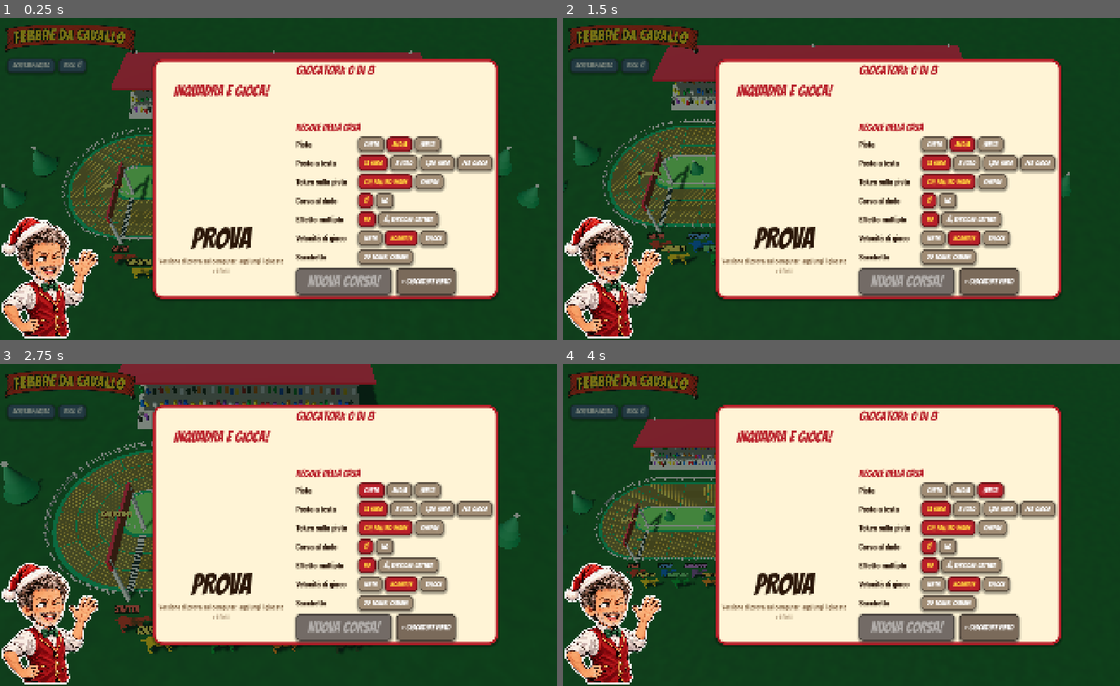
Above: before the commit, frames 1-4 (two rows, left to right).
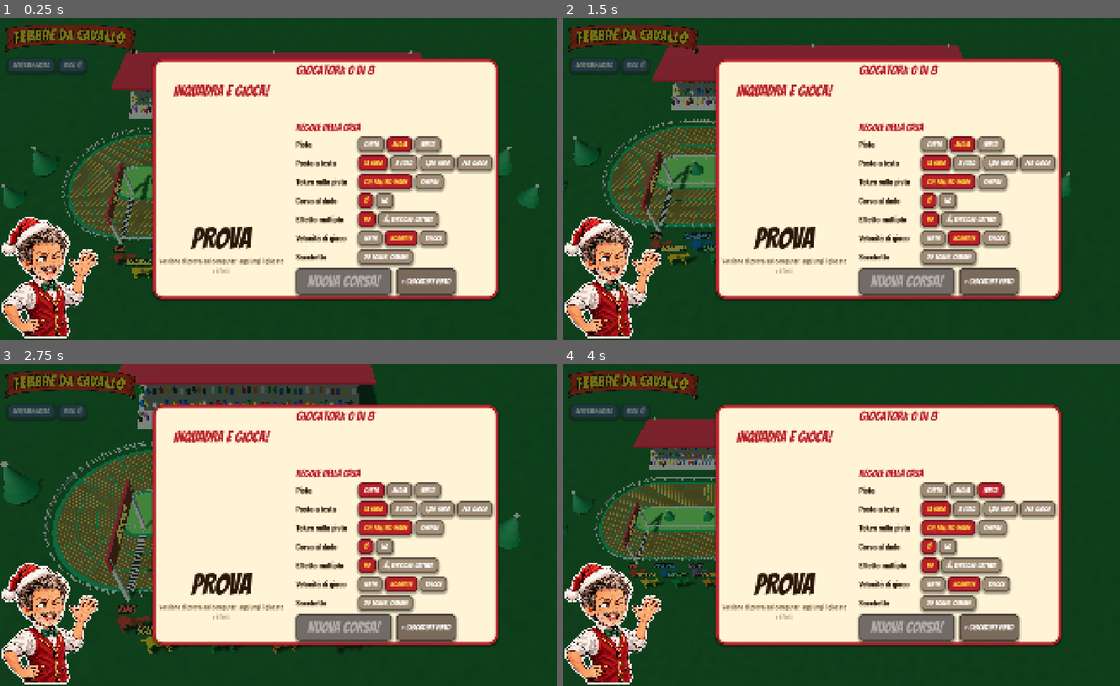
Above: after the commit, the same moments.

Repository: Tannoiser2/Febbre-da-Cavallo
Game: Godot game, scene res://scenes/main.tscn
Two runs of this game, one before a commit and one after it. Both use one fixed random seed, a clock stepped at 60 frames per second and the inputs below.
Inputs:
- Up to frame 1 (0.25 s): no input
- Up to frame 2 (1.5 s): click "Schermo intero" at 0.5 s; click "Voce: sì" at 1.25 s
- Up to frame 3 (2.75 s): click "corta" at 2 s
- Up to frame 4 (4 s): click "media" at 2.75 s; click "lunga" at 3.5 s

The runs differ from the first frame. In frame 1, 0.2% of the frame differs, in the area x 18-28%, y 45-78%; in frame 2, 0.3%; in frame 3, 0.4%, in the area x 18-28%, y 36-84%; in frame 4, 0.3%.

Commit message:
Nomi dei cavalli del film; l'azzoppato resta fuori per tutto il turno dei cavalli e rientra Disattivo al turno dopo; scritta ARRIVO sullo striscione [pubblica]
Co-Authored-By: Claude Opus 5.5 <noreply@anthropic.com>
Claude-Session: https://claude.ai/code/session_01KonsJhTq9AB1weuGh43qVc

Diff:
--- a/scripts/dati.gd
+++ b/scripts/dati.gd
@@ -3,14 +3,14 @@
 ## Dati fissi del gioco: cavalli, token, dado, frasi del cronista.
 
 const CAVALLI := [
-	{"nome": "Saetta", "colore": "#d62828"},
-	{"nome": "Ciambella", "colore": "#f2c200"},
-	{"nome": "Tornado", "colore": "#1f5fd6"},
-	{"nome": "Trottolino", "colore": "#2a9d3f"},
-	{"nome": "Mandrakino", "colore": "#8e44ad"},
-	{"nome": "Polpetta", "colore": "#f77f00"},
-	{"nome": "Caramella", "colore": "#ff5fa2"},
-	{"nome": "Nerone", "colore": "#2b2b2b"},
+	{"nome": "King", "colore": "#d62828"},
+	{"nome": "Soldatino", "colore": "#f2c200"},
+	{"nome": "Dartagnan", "colore": "#1f5fd6"},
+	{"nome": "Apocalisse", "colore": "#2a9d3f"},
+	{"nome": "Can Can", "colore": "#8e44ad"},
+	{"nome": "Piripicchio", "colore": "#f77f00"},
+	{"nome": "'O Sole Mio", "colore": "#ff5fa2"},
+	{"nome": "Uragano", "colore": "#2b2b2b"},
 ]
 
 ## Facce del dado movimento: n = caselle, v = pallino verde (si pesca un TOKEN),
@@ -40,7 +40,7 @@
 	"disattiva": {"n": 2, "nome": "Pennichella", "testo": "Disattiva un cavallo a scelta."},
 	"indietro": {"n": 2, "nome": "Retromarcia", "testo": "Il cavallo torna dov'era."},
 	"salta": {"n": 1, "nome": "Salta il turno", "testo": "Il prossimo giocatore salta il turno."},
-	"azzoppato": {"n": 1, "nome": "Azzoppato", "testo": "Il cavallo esce dalla pista per un turno."},
+	"azzoppato": {"n": 1, "nome": "Azzoppato", "testo": "Il cavallo esce dalla pista fino al turno dopo, quando rientra Disattivato."},
 	"allarme": {"n": 1, "nome": "Spazzata", "testo": "Via tutti i token dietro l'ultimo cavallo."},
 	"sorpresa": {"n": 2, "nome": "Nuovo giro", "testo": "Tutti i cavalli si rialzano e c'è la corsa al dado per tutti!"},
 }
@@ -125,7 +125,7 @@
 		"Niente da fare per {g}, salta il giro.",
 	],
 	"azzoppato": [
-		"Povero {c}, si è azzoppato! Fuori per un turno.",
+		"Povero {c}, si è azzoppato! Resta fuori per tutto questo turno.",
 	],
 	"rientra": [
 		"{c} rientra in pista, un po' acciaccato.",
--- a/scripts/ippodromo.gd
+++ b/scripts/ippodromo.gd
@@ -237,23 +237,25 @@
 		_mondo_pista.add_child(palo)
 	var trave := MeshInstance3D.new()
 	var bm := BoxMesh.new()
-	bm.size = Vector3(0.35, 1.5, r_out - r_in + 2.6)
+	bm.size = Vector3(0.35, 1.9, r_out - r_in + 2.6)
 	trave.mesh = bm
 	trave.material_override = rosso
 	trave.position = Vector3(x, 7.0, (r_in + r_out) / 2.0)
 	_mondo_pista.add_child(trave)
-	var scritta := Label3D.new()
-	scritta.text = "ARRIVO"
-	scritta.font = font
-	scritta.font_size = 110
-	scritta.pixel_size = 0.012
-	scritta.modulate = Color("#ffd23f")
-	scritta.outline_size = 16
-	scritta.outline_modulate = Color("#5a0a0a")
-	scritta.position = Vector3(x, 8.6, (r_in + r_out) / 2.0)
-	scritta.billboard = BaseMaterial3D.BILLBOARD_FIXED_Y
-	scritta.no_depth_test = true
-	_mondo_pista.add_child(scritta)
+	# la scritta sta sullo striscione, sui due lati
+	for lato in [-1.0, 1.0]:
+		var scritta := Label3D.new()
+		scritta.text = "ARRIVO"
+		scritta.font = font
+		scritta.font_size = 150
+		scritta.pixel_size = 0.012
+		scritta.modulate = Color("#ffd23f")
+		scritta.outline_size = 14
+		scritta.outline_modulate = Color("#5a0a0a")
+		scritta.position = Vector3(x + lato * 0.19, 7.0, (r_in + r_out) / 2.0)
+		scritta.rotation_degrees.y = 90.0 * lato
+		scritta.double_sided = false
+		_mondo_pista.add_child(scritta)
 
 func _steccato(r: float, esterno: bool) -> void:
 	var bianco := _mat(Color("#f7f7f2"), 0.6)
--- a/scripts/motore.gd
+++ b/scripts/motore.gd
@@ -172,7 +172,6 @@
 
 func gioca_turno() -> void:
 	n_turno += 1
-	await _rientro_zoppi()
 	if _corsa_al_dado_ora():
 		await corsa_al_dado()
 	else:
@@ -334,12 +333,23 @@
 	for c in cavalli:
 		if c["attivo"] and not c["zoppo"]:
 			return
+	await nuovo_turno_cavalli()
+	await v.dici(Dati.frase("ripristino"), "festeggia")
+
+## Nuovo turno dei cavalli (tutti Disattivi, oppure il "?"): tutti tornano Attivi, tranne
+## l'azzoppato, che rientra in pista ma Disattivato.
+func nuovo_turno_cavalli() -> void:
+	var zoppi := []
 	for c in cavalli:
-		if not c["zoppo"]:
+		if c["zoppo"]:
+			zoppi.append(c["id"])
+		else:
 			c["attivo"] = true
+	await _rientro_zoppi()
+	for z in zoppi:
+		cavalli[z]["attivo"] = false
 	cambiato.emit()
 	await v.aggiorna()
-	await v.dici(Dati.frase("ripristino"), "festeggia")
 
 ## Sposta un cavallo (animazione compresa). dest può essere Pista.TRAGUARDO.
 func muovi(cid: int, da: int, dest: int, d: Dictionary, avanti: bool) -> void:
@@ -569,9 +579,7 @@
 			await _catena(uid, cid, da, prof, visti)
 		"sorpresa":
 			# il punto interrogativo: nuovo giro, tutti i cavalli Attivi e corsa al dado per tutti
-			for x in cavalli:
-				if not x["zoppo"]:
-					x["attivo"] = true
+			await nuovo_turno_cavalli()
 			giro = []
 			corsa_per_tutti = true
 			cambiato.emit()
